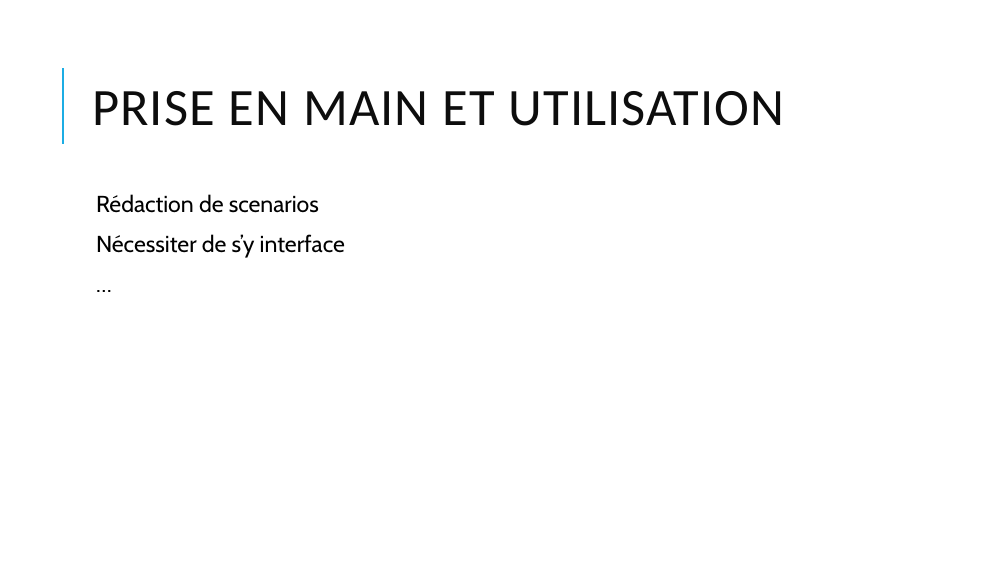
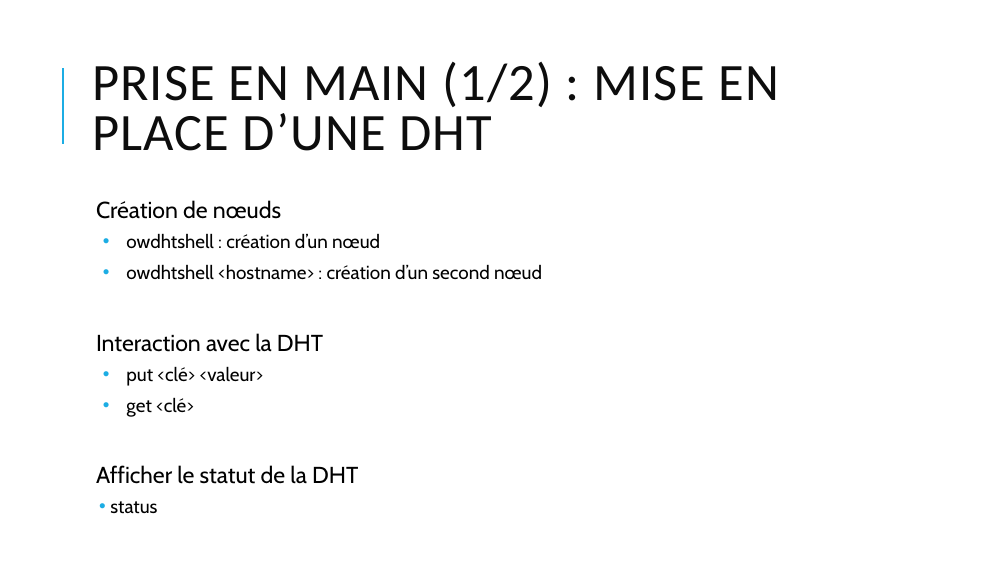
Before and after one commit to ioniATX/DHT_oblivion, a slide deck: slide 10 of presentation_mi_projet.pptx. Drawn at 1008x567 pixels with LibreOffice and Linux fonts; fonts in the diff are those of the drawing. Boxes give left, top, right and bottom in pixels: in the first picture for what was removed or moved away, otherwise in the second. Text is boxed around its words. In the diff, an @@ line names an element or a change of style, - is before the commit and + after.

```diff
--- a/presentation_mi_projet.pptx
+++ b/presentation_mi_projet.pptx
@@ title at [92,62,780,151]: text changed @@
-PRISE EN MAIN ET UTILISATION
+PRISE EN MAIN (1/2) : MISE EN PLACE D’UNE DHT
@@ text at [96,200,542,514]: text changed; size 22 to 18 pt @@
-  Rédaction de scenarios
-  Nécessiter de s’y interface
-  …
+  Création de nœuds
+  • owdhtshell : création d’un nœud
+  • owdhtshell <hostname> : création d’un second nœud
+  Interaction avec la DHT
+  • put <clé> <valeur>
+  • get <clé>
+  Afficher le statut de la DHT
+  • status
```
Also in this commit, not shown: 6 other slides changed, 1 slide added, 21 other files.
